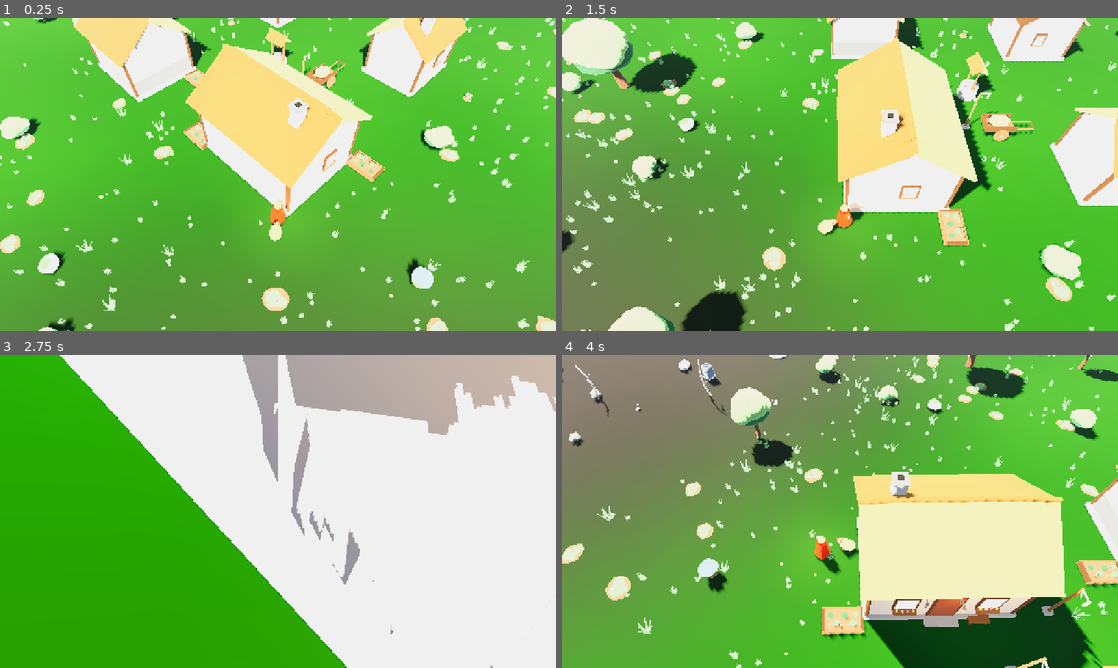
Above: before the commit, frames 1-4 (two rows, left to right).
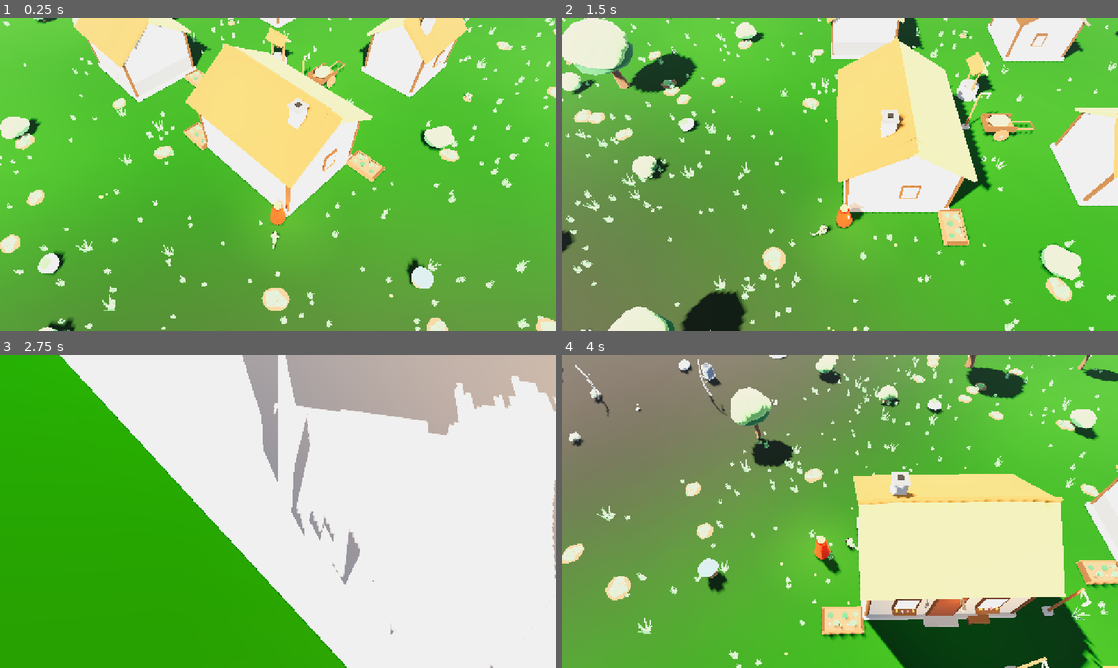
Above: after the commit, the same moments.

Repository: dersley20-create/Lantern
Game: Godot game, scene res://scenes/main.tscn
The game is run twice, just before and just after one commit, with the same random seed, the same clock (stepped at 60 frames per second) and the same inputs.
Inputs (mouse positions are in pixels of both pictures, inside the frame that each line leads up to):
- Up to frame 1 (0.25 s): no input
- Up to frame 2 (1.5 s): tap Enter at 0.5 s; move the mouse to (962, 158) at 0.52 s; hold D 0.53-1.25 s; tap Q at 0.6 s; click (962, 158) at 0.67 s; drag from (728, 190) to (812, 237) at 1.27 s
- Up to frame 3 (2.75 s): move the mouse to (333, 442) at 2.02 s; hold D from 2.03 s (still down); tap Q at 2.1 s
- Up to frame 4 (4 s): release D at 2.75 s; drag from (812, 574) to (673, 464) at 2.77 s; move the mouse to (1006, 558) at 3.52 s; hold A from 3.53 s (still down); tap Q at 3.6 s

The runs differ from the first frame. In frame 1, 0.1% of the frame differs, in the area x 48-51%, y 64-74%; in frame 2, 0.1%; in frame 3, 0.1%; in frame 4, 0.2%, in the area x 49-54%, y 58-66%.

Commit message:
Import the Vuena fox, cat, and owl as biome companions.
The fox is the Hearthvale default. A Glimmerwood nest uses the cat and a Cloudloft nest uses the owl. Idle, walk, and run follow the player, and the owl flies. Cactoro and Mushnub stay wild.

Co-authored-by: dersley20-create <dersley20-create@users.noreply.github.com>

Diff:
--- a/assets/shaders/toon.gdshader
+++ b/assets/shaders/toon.gdshader
@@ -48,7 +48,8 @@
 	float along = clamp(dot(world_pos - occluder_camera, segment) / segment_len2, 0.0, 1.0);
 	float off_axis = length(world_pos - (occluder_camera + segment * along));
 	float above = world_pos.y - occluder_player.y;
-	if (along > 0.12 && along < 0.9 && above > 0.25 && off_axis < 1.15) {
+	float near_player = length(world_pos - occluder_player);
+	if (near_player > 1.35 && along > 0.12 && along < 0.9 && above > 0.25 && off_axis < 1.15) {
 		// Solid cutaway in the middle, a short dither only on the rim.
 		if (off_axis < 0.62) {
 			discard;
--- a/scripts/camera/follow_camera.gd
+++ b/scripts/camera/follow_camera.gd
@@ -22,6 +22,7 @@
 var _distance_target: float = 16.0
 var _anchor: Vector3 = Vector3.ZERO
 var _snapped: bool = false
+var _clear_shot: bool = false
 var _camera: Camera3D
 
 
@@ -65,6 +66,22 @@
 	snap()
 
 
+## Close view of the three companions standing in a short row.
+func frame_lineup() -> void:
+	_clear_shot = true
+	min_distance = 3.0
+	pitch_degrees = 48.0
+	look_height = 0.05
+	look_ahead = 2.3
+	fov = 36.0
+	_distance = 7.8
+	_distance_target = 7.8
+	if _camera != null:
+		_camera.fov = fov
+		_camera.near = 0.05
+	snap()
+
+
 ## Frames a pair of landmarks sitting about 8 m ahead of the player.
 func frame_pair() -> void:
 	min_distance = 8.0
@@ -181,6 +198,8 @@
 
 
 func _resolve_collision(from: Vector3, to: Vector3) -> Vector3:
+	if _clear_shot:
+		return to
 	var player := _player()
 	if player == null or player.get_world_3d() == null:
 		return to
--- a/scripts/creatures/companion.gd
+++ b/scripts/creatures/companion.gd
@@ -1,52 +1,177 @@
+class_name Companion
 extends Node3D
 
-## Placeholder companion until the Vuena cat, fox, or owl arrives.
-## Cactoro and Mushnub are wild Nestkin, not this slot. Pyreleaf stays in
-## the repo and is unused. Target height is about 0.6 m. No collision.
-
-@export var follow_distance: float = 0.7
-@export var side_distance: float = 0.55
-@export var catchup: float = 4.2
-
-var _bob: float = 0.0
+## The raised companion. Fox is the Hearthvale default. A Glimmerwood nest
+## uses the cat, and a Cloudloft nest uses the owl. Cactoro and Mushnub stay
+## wild. Pyreleaf is unused. The GLBs are already 0.6–0.7 m, so scale stays 1.
+## They face +Z. look_at aims -Z, so the visual sits on a half-turn pivot.
+
+const MODELS := {
+	"fox": "res://assets/models/creatures/fox_hearthvale.glb",
+	"cat": "res://assets/models/creatures/cat_glimmerwood.glb",
+	"owl": "res://assets/models/creatures/owl_cloudloft.glb",
+}
+const GLOW_NAMES := ["NK_Glimmer", "NK_Glowcap", "NK_Crystal", "NK_Flower"]
+
+@export_enum("fox", "cat", "owl") var species: String = "fox"
+## When true, the look follows the biome under the player at the moment they nest.
+@export var nest_from_biome: bool = true
+
+@export var follow_distance: float = 0.95
+@export var side_distance: float = 0.72
+@export var catchup: float = 4.4
+## A posed companion stands where it was placed. The close lineup uses this.
+@export var posed: bool = false
+
+var _tree: AnimationTree
+var _playback: AnimationNodeStateMachinePlayback
+var _clips := {}
+var _state := ""
+var _lock := 0.0
+var _idle_time := 0.0
+var _visual: Node3D
+var _mounted: bool = false
+var _rng := RandomNumberGenerator.new()
 
 
 func _enter_tree() -> void:
-	add_to_group("companion")
+	if not posed:
+		add_to_group("companion")
 
 
 func _ready() -> void:
-	var root := get_node_or_null("VisualRoot")
-	if root != null:
-		ToonMaterial.apply_node(root)
+	if _mounted:
+		return
+	_rng.randomize()
+	var forced := OS.get_environment("LANTERN_COMPANION")
+	if MODELS.has(forced):
+		species = forced
+		nest_from_biome = false
+	_mount()
 
 
 func snap_to(body: Node3D) -> void:
 	if body == null:
 		return
+	if nest_from_biome:
+		_apply_biome(body.global_position)
 	global_position = _destination(body)
+	print("Lantern companion=%s" % species)
 
 
 func _process(delta: float) -> void:
+	if posed or not is_inside_tree():
+		return
 	var body := get_tree().get_first_node_in_group("player") as Node3D
 	if body == null:
 		return
 	var destination := _destination(body)
 	var next := global_position.lerp(destination, 1.0 - exp(-catchup * delta))
 	var ground := _ground_height(next.x, next.z)
-	_bob += delta
 	var speed := 0.0
 	if body is CharacterBody3D:
 		speed = Vector2(body.velocity.x, body.velocity.z).length()
-	var hop := absf(sin(_bob * 10.0)) * 0.035 if speed > 0.35 else 0.0
-	global_position = Vector3(next.x, ground + hop, next.z)
-	if speed > 0.35:
+	var gap := absf(ground - global_position.y)
+	global_position = Vector3(next.x, ground, next.z)
+	var moving := speed > 0.3 or global_position.distance_to(destination) > 0.45
+	if moving:
 		var travel := destination - global_position
 		travel.y = 0.0
 		if travel.length_squared() > 0.02:
 			_turn_toward(global_position + travel.normalized())
 	else:
 		_turn_toward(body.global_position)
+	_drive(delta, moving, speed, gap)
+
+
+func _apply_biome(at: Vector3) -> void:
+	var world := get_tree().get_first_node_in_group("world")
+	if world == null or not world.has_method("sample_biome"):
+		return
+	var biome: StringName = world.sample_biome(at.x, at.z)
+	var want := "fox"
+	if biome == BiomeIds.GLIMMERWOOD:
+		want = "cat"
+	elif biome == BiomeIds.CLOUDLOFT:
+		want = "owl"
+	if want == species and _visual != null:
+		return
+	species = want
+	_mount()
+
+
+func _mount() -> void:
+	var root := get_node_or_null("VisualRoot") as Node3D
+	if root == null:
+		return
+	if _tree != null:
+		_tree.queue_free()
+		_tree = null
+		_playback = null
+	if _visual != null:
+		_visual.queue_free()
+		_visual = null
+	var packed := load(_model_path()) as PackedScene
+	if packed == null:
+		return
+	var placeholder := root.get_node_or_null("Placeholder")
+	if placeholder is Node3D:
+		(placeholder as Node3D).visible = false
+	var pivot := Node3D.new()
+	pivot.name = "FacePivot"
+	pivot.rotation.y = PI
+	root.add_child(pivot)
+	var visual := packed.instantiate()
+	visual.name = species.capitalize()
+	pivot.add_child(visual)
+	_visual = pivot
+	_style(visual)
+	var player := _find_animation_player(visual)
+	_bind_tree(player)
+	_mounted = true
+
+
+func _drive(delta: float, moving: bool, speed: float, gap: float) -> void:
+	if _playback == null:
+		return
+	_lock = maxf(0.0, _lock - delta)
+	if gap > 0.4 and _state != "Jump":
+		_go("Jump", 0.45)
+		return
+	if _lock > 0.0:
+		return
+	if moving:
+		_idle_time = 0.0
+		if speed > 3.1 and _clips.get("Fast", StringName()) != StringName():
+			_set_scale("Fast", clampf(speed / 4.6, 0.75, 1.35))
+			_go("Fast")
+		else:
+			_set_scale("Walk", clampf(speed / 2.2, 0.7, 1.45))
+			_go("Walk")
+		return
+	_idle_time += delta
+	if _state == "Idle" and _idle_time > _rng.randf_range(2.4, 4.2):
+		_idle_time = 0.0
+		var fidget := "Call" if _rng.randf() < 0.55 else "IdleAlt"
+		_go(fidget, 0.9)
+		return
+	_go("Idle")
+
+
+func _go(state: String, lock_for: float = 0.0) -> void:
+	if _clips.get(state, StringName()) == StringName():
+		state = "Idle"
+	if state == _state:
+		return
+	_state = state
+	_lock = lock_for
+	_playback.travel(state)
+
+
+func _set_scale(state: String, ratio: float) -> void:
+	if _tree == null:
+		return
+	_tree.set("parameters/%s/timescale/scale" % state, ratio)
 
 
 func _destination(body: Node3D) -> Vector3:
@@ -71,8 +196,150 @@
 
 
 func _turn_toward(target: Vector3) -> void:
+	if not is_inside_tree():
+		return
 	var flat := target - global_position
 	flat.y = 0.0
 	if flat.length_squared() < 0.02:
 		return
 	look_at(global_position + flat.normalized(), Vector3.UP)
+
+
+func _model_path() -> String:
+	if MODELS.has(species):
+		return String(MODELS[species])
+	species = "fox"
+	return String(MODELS["fox"])
+
+
+func _bind_tree(player: AnimationPlayer) -> void:
+	if player == null:
+		return
+	_clips = {}
+	_clips["Idle"] = _find_clip(player, "idle")
+	_clips["Walk"] = _find_clip(player, "walk")
+	_clips["Fast"] = _find_clip(player, "fly") if species == "owl" else _find_clip(player, "run")
+	_clips["Jump"] = _find_clip(player, "jump")
+	_clips["Call"] = _find_clip(player, "call")
+	_clips["IdleAlt"] = _find_clip(player, "idle_alt")
+	for key in _clips.keys():
+		var clip_name: StringName = _clips[key]
+		if clip_name == StringName():
+			continue
+		var clip := player.get_animation(clip_name)
+		if clip == null:
+			continue
+		var once: bool = key == "Jump" or key == "Call"
+		clip.loop_mode = Animation.LOOP_NONE if once else Animation.LOOP_LINEAR
+	_tree = AnimationTree.new()
+	_tree.name = "CompanionTree"
+	add_child(_tree)
+	_tree.anim_player = _tree.get_path_to(player)
+	_tree.tree_root = _machine()
+	_tree.active = true
+	_playback = _tree.get("parameters/playback") as AnimationNodeStateMachinePlayback
+	_state = "Idle"
+
+
+func _machine() -> AnimationNodeStateMachine:
+	var machine := AnimationNodeStateMachine.new()
+	for state in ["Idle", "Walk", "Fast", "Jump", "Call", "IdleAlt"]:
+		if _clips.get(state, StringName()) == StringName():
+			continue
+		_add_state(machine, state, state == "Walk" or state == "Fast")
+	_link(machine, "Start", "Idle", 0.0, false)
+	_link(machine, "Idle", "Walk", 0.15, false)
+	_link(machine, "Walk", "Idle", 0.18, false)
+	_link(machine, "Idle", "Fast", 0.12, false)
+	_link(machine, "Walk", "Fast", 0.12, false)
+	_link(machine, "Fast", "Walk", 0.12, false)
+	_link(machine, "Fast", "Idle", 0.16, false)
+	for source in ["Idle", "Walk", "Fast"]:
+		_link(machine, source, "Jump", 0.05, false)
+	_link(machine, "Jump", "Idle", 0.1, true)
+	_link(machine, "Idle", "Call", 0.1, false)
+	_link(machine, "Idle", "IdleAlt", 0.12, false)
+	_link(machine, "Call", "Idle", 0.12, true)
+	_link(machine, "IdleAlt", "Idle", 0.15, false)
+	_link(machine, "Call", "Walk", 0.1, false)
+	_link(machine, "IdleAlt", "Walk", 0.1, false)
+	return machine
+
+
+func _add_state(machine: AnimationNodeStateMachine, state: String, scaled: bool) -> void:
+	var clip_name: StringName = _clips.get(state, StringName())
+	var anim := AnimationNodeAnimation.new()
+	if clip_name != StringName():
+		anim.animation = clip_name
+	if not scaled:
+		machine.add_node(state, anim)
+		return
+	var blend := AnimationNodeBlendTree.new()
+	var scale := AnimationNodeTimeScale.new()
+	blend.add_node("anim", anim)
+	blend.add_node("timescale", scale)
+	blend.connect_node("timescale", 0, "anim")
+	blend.connect_node("output", 0, "timescale")
+	machine.add_node(state, blend)
+
+
+func _link(machine: AnimationNodeStateMachine, from: String, to: String, fade: float, auto_end: bool) -> void:
+	if from != "Start" and _clips.get(from, StringName()) == StringName():
+		return
+	if _clips.get(to, StringName()) == StringName():
+		return
+	var transition := AnimationNodeStateMachineTransition.new()
+	transition.xfade_time = fade
+	if auto_end:
+		transition.switch_mode = AnimationNodeStateMachineTransition.SWITCH_MODE_AT_END
+		transition.advance_mode = AnimationNodeStateMachineTransition.ADVANCE_MODE_AUTO
+	else:
+		transition.switch_mode = AnimationNodeStateMachineTransition.SWITCH_MODE_IMMEDIATE
+	machine.add_transition(from, to, transition)
+
+
+func _find_clip(player: AnimationPlayer, suffix: String) -> StringName:
+	for name in player.get_animation_list():
+		if String(name) == suffix:
+			return name
+	return StringName()
+
+
+func _style(node: Node) -> void:
+	if node is MeshInstance3D:
+		var mesh_instance := node as MeshInstance3D
+		if mesh_instance.mesh != null:
+			for index in mesh_instance.mesh.get_surface_count():
+				var source := mesh_instance.get_surface_override_material(index)
+				if source == null:
+					source = mesh_instance.mesh.surface_get_material(index)
+				var mat := ToonMaterial.from_source(source)
+				var material_name := String(source.resource_name) if source != null else ""
+				if GLOW_NAMES.has(material_name):
+					var energy := float(mat.get_shader_parameter("emission_energy"))
+					mat.set_shader_parameter("emission_energy", maxf(energy, 1.2))
+				mesh_instance.set_surface_override_material(index, mat)
+	for child in node.get_children():
+		_style(child)
+
+
+func _find_animation_player(node: Node) -> AnimationPlayer:
+	if node is AnimationPlayer:
+		return node as AnimationPlayer
+	for child in node.get_children():
+		var found := _find_animation_player(child)
+		if found != null:
+			return found
+	return null
+
+
+static func make_portrait(which: String) -> Companion:
+	var host := Companion.new()
+	host.species = which
+	host.nest_from_biome = false
+	host.posed = true
+	host.name = "Portrait%s" % which.capitalize()
+	var root := Node3D.new()
+	root.name = "VisualRoot"
+	host.add_child(root)
+	return host
--- a/scripts/main.gd
+++ b/scripts/main.gd
@@ -45,10 +45,27 @@
 		var shifted := stand + ahead * 7.2
 		shifted.y = _world.sample_height(shifted.x, shifted.z) + 0.4
 		_player.global_position = shifted
+	elif OS.get_environment("LANTERN_LINEUP") == "1" and biome_name == "":
+		var yaw := deg_to_rad(45.0)
+		var ahead := Vector3(-sin(yaw), 0.0, -cos(yaw))
+		var shifted := stand - ahead * 5.5
+		shifted.y = _world.sample_height(shifted.x, shifted.z) + 0.4
+		_player.global_position = shifted
+	elif OS.get_environment("LANTERN_WALK") == "1" and biome_name == "":
+		var yaw := deg_to_rad(45.0)
+		var ahead := Vector3(-sin(yaw), 0.0, -cos(yaw))
+		var right := Vector3(cos(yaw), 0.0, -sin(yaw))
+		var shifted := stand - ahead * 2.5 + right * 6.5
+		shifted.y = _world.sample_height(shifted.x, shifted.z) + 0.4
+		_player.global_position = shifted
 	print("Lantern stand=%s biome_request=%s" % [stand, biome_name])
 	if _companion.has_method("snap_to"):
 		_companion.snap_to(_player)
-	if OS.get_environment("LANTERN_WELLSTONES") == "1":
+	if OS.get_environment("LANTERN_LINEUP") == "1":
+		_place_companion_lineup()
+		if _camera.has_method("frame_lineup"):
+			_camera.frame_lineup()
+	elif OS.get_environment("LANTERN_WELLSTONES") == "1":
 		_place_wellstone_pair()
 		if _camera.has_method("frame_pair"):
 			_camera.frame_pair()
@@ -58,6 +75,33 @@
 		_camera.snap()
 	_player.enable_play()
 	_started = true
+
+
+func _place_companion_lineup() -> void:
+	var yaw := deg_to_rad(45.0)
+	var forward := Vector3(-sin(yaw), 0.0, -cos(yaw))
+	var right := Vector3(cos(yaw), 0.0, -sin(yaw))
+	var origin := _player.global_position + forward * 2.3
+	var index := 0
+	for species in ["fox", "cat", "owl"]:
+		var host := Companion.make_portrait(species)
+		# Enter the tree before any global_position or look_at call.
+		add_child(host)
+		if not host.is_inside_tree():
+			push_error("portrait %s did not enter the tree" % species)
+			continue
+		if not host.is_node_ready():
+			host._ready()
+		var side := float(index - 1) * 1.15
+		var at := origin + right * side
+		at.y = _world.sample_height(at.x, at.z)
+		host.global_position = at
+		var face := Vector3(_player.global_position.x, at.y, _player.global_position.z)
+		if host.global_position.distance_squared_to(face) > 0.05:
+			host.look_at(face, Vector3.UP)
+		index += 1
+	_companion.visible = false
+	_player.visible = false
 
 
 func _place_wellstone_pair() -> void:
@@ -93,7 +137,8 @@
 		terrain_here = _world.terrain_ready_at(_player.global_position)
 	if OS.get_environment("LANTERN_WALK") == "1" and _shot_frames > 40 and _camera.has_method("flat_axes"):
 		var axes: Dictionary = _camera.flat_axes()
-		_player.scripted_wish = axes.forward
+		var along: Vector3 = axes.right if OS.get_environment("LANTERN_BIOME") == "" else axes.forward
+		_player.scripted_wish = along
 	var walk_hold := 150 if OS.get_environment("LANTERN_WALK") == "1" else 80
 	if ring_ready and grounded and terrain_here and _shot_frames > walk_hold:
 		_shot_started = true
--- a/scripts/tests/test_world.gd
+++ b/scripts/tests/test_world.gd
@@ -364,9 +364,26 @@
 	get_root().add_child(companion)
 	if not companion.is_node_ready():
 		companion._ready()
-	_expect(failures, companion.get_node_or_null("CompanionTree") == null, "companion is not a Nestkin")
-	_expect(failures, companion.get_node_or_null("VisualRoot/Placeholder") != null, "companion keeps the small placeholder")
+	_expect(failures, String(companion.get("species")) == "fox", "fox is the default companion")
+	var tree := companion.get_node_or_null("CompanionTree") as AnimationTree
+	_expect(failures, tree != null and tree.active, "fox companion drives an AnimationTree")
 	companion.queue_free()
+	for filename in ["fox_hearthvale.glb", "cat_glimmerwood.glb", "owl_cloudloft.glb"]:
+		var model := load("res://assets/models/creatures/%s" % filename) as PackedScene
+		_expect(failures, model != null, "%s loads" % filename)
+		if model == null:
+			continue
+		var body := model.instantiate()
+		var anim := _find_named(body, "AnimationPlayer") as AnimationPlayer
+		var names: PackedStringArray = anim.get_animation_list() if anim != null else PackedStringArray()
+		for clip_name in ["idle", "walk", "jump", "call", "idle_alt"]:
+			_expect(failures, names.has(clip_name), "%s clip %s" % [filename, clip_name])
+		if filename == "owl_cloudloft.glb":
+			_expect(failures, names.has("fly"), "owl uses fly instead of run")
+		else:
+			_expect(failures, names.has("run"), "%s clip run" % filename)
+		body.free()
+	_expect(failures, FileAccess.file_exists("res://assets/models/creatures/VUENA_CC0.txt"), "Vuena credit file is with the models")
 
 
 func _check_village_files(failures: Array[String]) -> void:
Not shown, added: assets/models/creatures/VUENA_CC0.txt
Binary file added: assets/models/creatures/cat_glimmerwood.glb
Not shown, added: assets/models/creatures/cat_glimmerwood.glb.import
Binary file added: assets/models/creatures/fox_hearthvale.glb
Not shown, added: assets/models/creatures/fox_hearthvale.glb.import
Binary file added: assets/models/creatures/owl_cloudloft.glb
Not shown, added: assets/models/creatures/owl_cloudloft.glb.import
Not shown, added: docs/art/companions/manifest.json
Not shown, added: docs/art/companions/ART_NOTES.md
